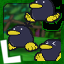
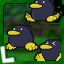
Revision of a layered 64px x 64px image; what changed, layer by layer:
removed layer "_Border template L v4.png" from group "Murder scaled" over left=0, top=0, right=64, bottom=64
added layer "_Border template L v4-smol.png" in group "Murder scaled" over left=0, top=0, right=64, bottom=64
added layer "Layer" (15%) above "BG blur" over left=0, top=0, right=64, bottom=64
added layer "BG blur" above "BG" over left=0, top=0, right=64, bottom=64
